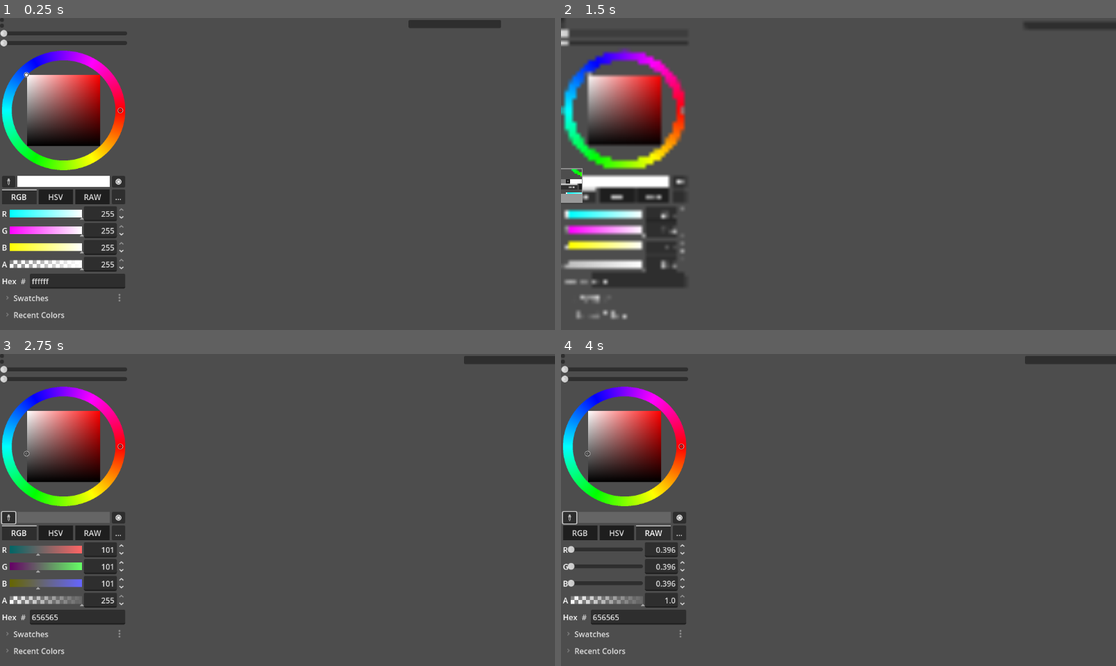
Above: before the commit, frames 1-4 (two rows, left to right).
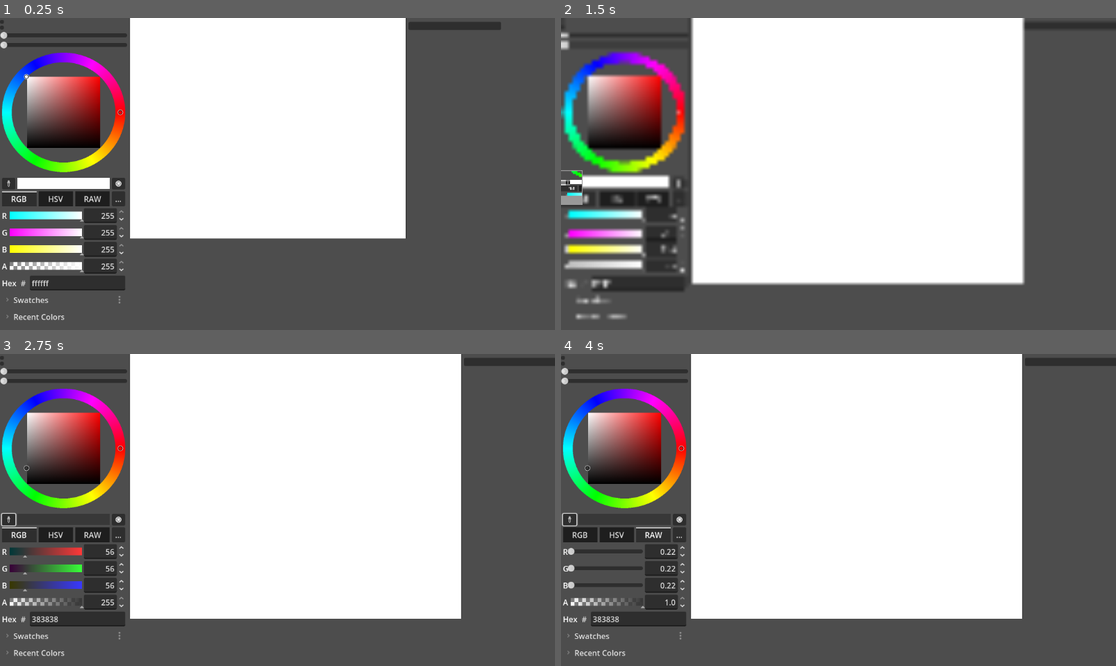
Above: after the commit, the same moments.

Repository: m-ku66/drawing_app
Game: Godot game, scene res://scenes/main/main.tscn
The game is run twice, just before and just after one commit, with the same random seed, the same clock (stepped at 60 frames per second) and the same inputs.
Inputs (mouse positions are in pixels of both pictures, inside the frame that each line leads up to; where the layout moved, square brackets give the same spot in the first picture):
- Up to frame 1 (0.25 s): no input
- Up to frame 2 (1.5 s): click (561, 21) at 0.5 s; click (572, 183) [572, 180] at 1.25 s
- Up to frame 3 (2.75 s): click "RGB" at 2 s
- Up to frame 4 (4 s): click "HSV" at 2.75 s; click "RAW" at 3.5 s

The runs differ from the first frame. In frame 1, 39% of the frame differs, in the area x 0-91%, y 0-97%; in frame 2, 56%, in the area x 0-84%, y 0-97%; in frame 3, 56%; in frame 4, 55%.

Commit message:
got basic coloring for main canvas background working

Diff:
--- a/scripts/managers/ui_container.gd
+++ b/scripts/managers/ui_container.gd
@@ -34,54 +34,66 @@
 	setup_responsive_layout()
 
 func setup_panel_styling():
-	"""Apply beautiful StyleBox backgrounds and borders to our panels"""
+	"""Apply beautiful Panel backgrounds to our containers"""
 
-	# Left Panel - Subtle blue/gray with elegant border
+	# Left Panel Background
 	if left_panel:
+		var left_bg_panel = Panel.new()
+		left_bg_panel.name = "LeftPanelBG"
+		left_bg_panel.mouse_filter = Control.MOUSE_FILTER_IGNORE  # Don't block interactions
+		left_bg_panel.set_anchors_and_offsets_preset(Control.PRESET_FULL_RECT)
+
+		# Create and apply our beautiful style
 		var left_style = StyleBoxFlat.new()
 		left_style.bg_color = Color(0.2, 0.25, 0.3)  # Subtle blue/gray
-		left_style.border_width_left = 0
-		left_style.border_width_top = 0
 		left_style.border_width_right = 2
-		left_style.border_width_bottom = 0
-		left_style.border_color = Color(0.1, 0.1, 0.1, 0.5)  # Subtle dark border
-		left_style.corner_radius_top_left = 0
-		left_style.corner_radius_top_right = 0
-		left_style.corner_radius_bottom_left = 0
-		left_style.corner_radius_bottom_right = 0
+		left_style.border_color = Color(0.1, 0.1, 0.1, 0.5)
 
-		left_panel.add_theme_stylebox_override("panel", left_style)
+		left_bg_panel.add_theme_stylebox_override("panel", left_style)
 
-	# Center Panel - Clean white canvas background
+		# Add as first child (behind everything)
+		left_panel.add_child(left_bg_panel)
+		left_panel.move_child(left_bg_panel, 0)
+
+	# Center Panel Background
 	if center_panel:
+		var center_bg_panel = Panel.new()
+		center_bg_panel.name = "CenterPanelBG"
+		center_bg_panel.mouse_filter = Control.MOUSE_FILTER_IGNORE
+		center_bg_panel.set_anchors_and_offsets_preset(Control.PRESET_FULL_RECT)
+
 		var center_style = StyleBoxFlat.new()
-		center_style.bg_color = Color(1.0, 1.0, 1.0)  # Pure white for drawing
+		center_style.bg_color = Color(1.0, 1.0, 1.0)  # Pure white
 		center_style.border_width_left = 2
-		center_style.border_width_top = 0
 		center_style.border_width_right = 2
-		center_style.border_width_bottom = 0
-		center_style.border_color = Color(0.1, 0.1, 0.1, 0.3)  # Very subtle borders
+		center_style.border_color = Color(0.1, 0.1, 0.1, 0.3)
 
-		center_panel.add_theme_stylebox_override("panel", center_style)
+		center_bg_panel.add_theme_stylebox_override("panel", center_style)
+		center_panel.add_child(center_bg_panel)
+		center_panel.move_child(center_bg_panel, 0)
 
-	# Right Panel - Light gray with elegant border
+	# Right Panel Background
 	if right_panel:
+		var right_bg_panel = Panel.new()
+		right_bg_panel.name = "RightPanelBG"
+		right_bg_panel.mouse_filter = Control.MOUSE_FILTER_IGNORE
+		right_bg_panel.set_anchors_and_offsets_preset(Control.PRESET_FULL_RECT)
+
 		var right_style = StyleBoxFlat.new()
 		right_style.bg_color = Color(0.25, 0.25, 0.25)  # Light gray
 		right_style.border_width_left = 2
-		right_style.border_width_top = 0
-		right_style.border_width_right = 0
-		right_style.border_width_bottom = 0
-		right_style.border_color = Color(0.1, 0.1, 0.1, 0.5)  # Subtle dark border
+		right_style.border_color = Color(0.1, 0.1, 0.1, 0.5)
 
-		right_panel.add_theme_stylebox_override("panel", right_style)
+		right_bg_panel.add_theme_stylebox_override("panel", right_style)
+		right_panel.add_child(right_bg_panel)
+		right_panel.move_child(right_bg_panel, 0)
 
 	# MainCanvas background - Pure white drawing surface
 	if main_canvas:
 		setup_canvas_background()
 
 func setup_canvas_background():
-	"""Create a beautiful white drawing surface for our main canvas"""
+	#Create a beautiful white drawing surface for our main canvas
 	var canvas_bg = ColorRect.new()
 	canvas_bg.name = "CanvasBackground"
 	canvas_bg.color = Color(1.0, 1.0, 1.0)  # Pure white
